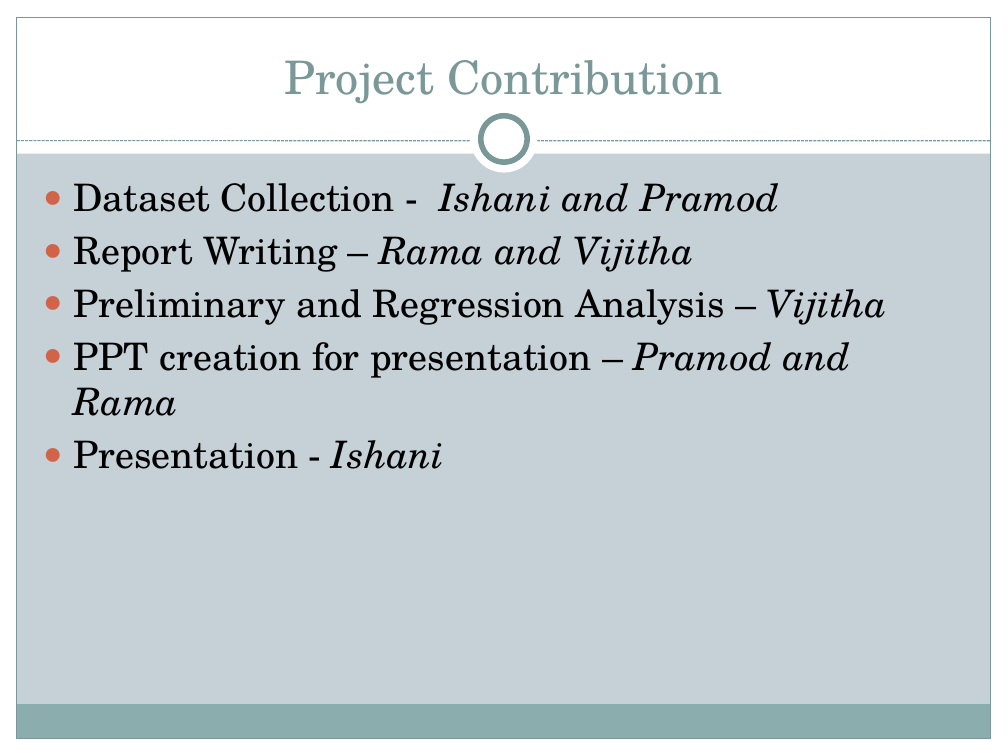
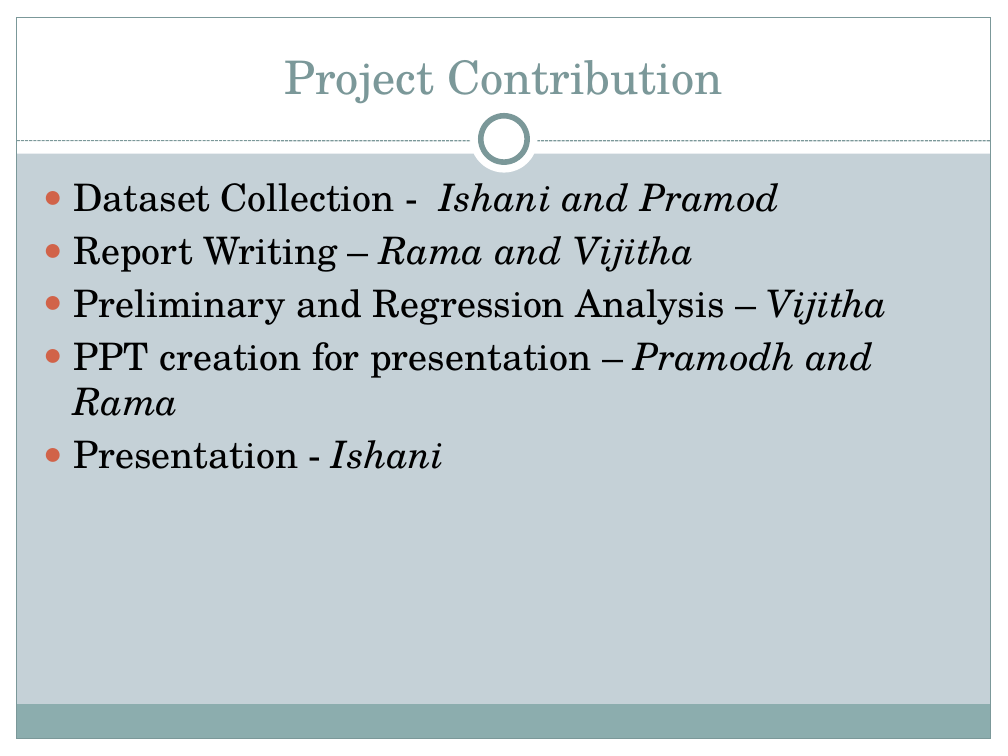
Before and after one commit to vijitha89/MathsProject, a slide deck: slide 11 of Math_Project.pptx (slide 10 before the commit). Drawn at 1008x756 pixels with LibreOffice and Linux fonts; fonts in the diff are those of the drawing. Boxes give left, top, right and bottom in pixels: in the first picture for what was removed or moved away, otherwise in the second. Text is boxed around its words. In the diff, an @@ line names an element or a change of style, - is before the commit and + after.

```diff
--- a/Math_Project.pptx
+++ b/Math_Project.pptx
@@ text at [73,342,874,416]: text changed @@
-● PPT creation for presentation – Pramod and Rama
+● PPT creation for presentation – Pramodh and Rama
```
Also in this commit, not shown: 5 other slides changed, 2 slides added, 1 slide removed.
